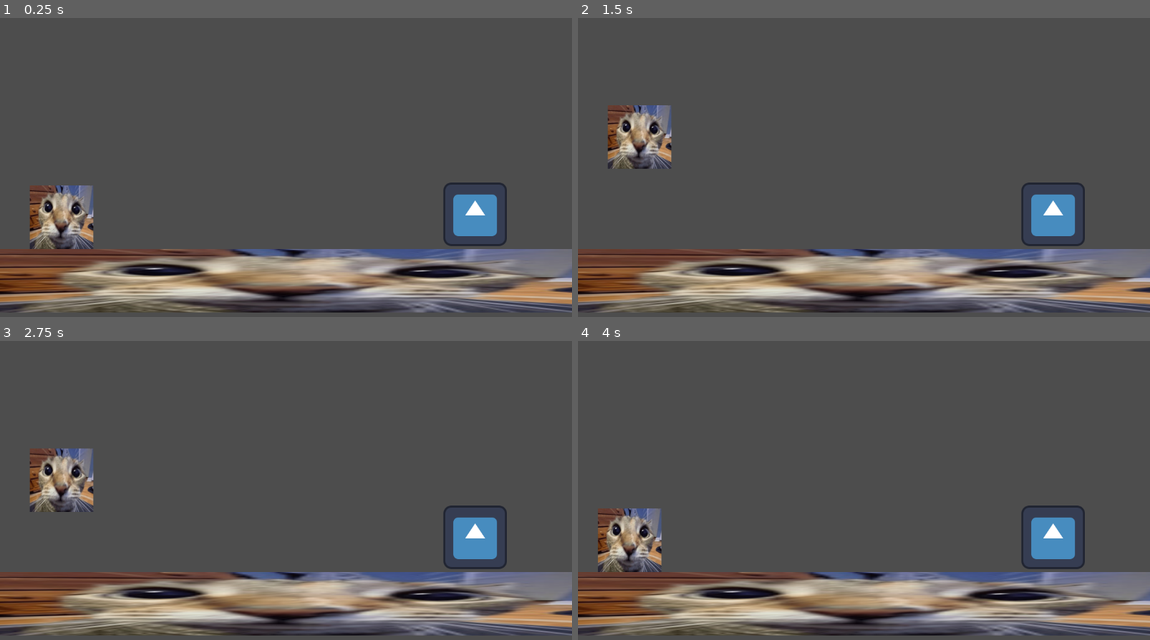
Above: before the commit, frames 1-4 (two rows, left to right).
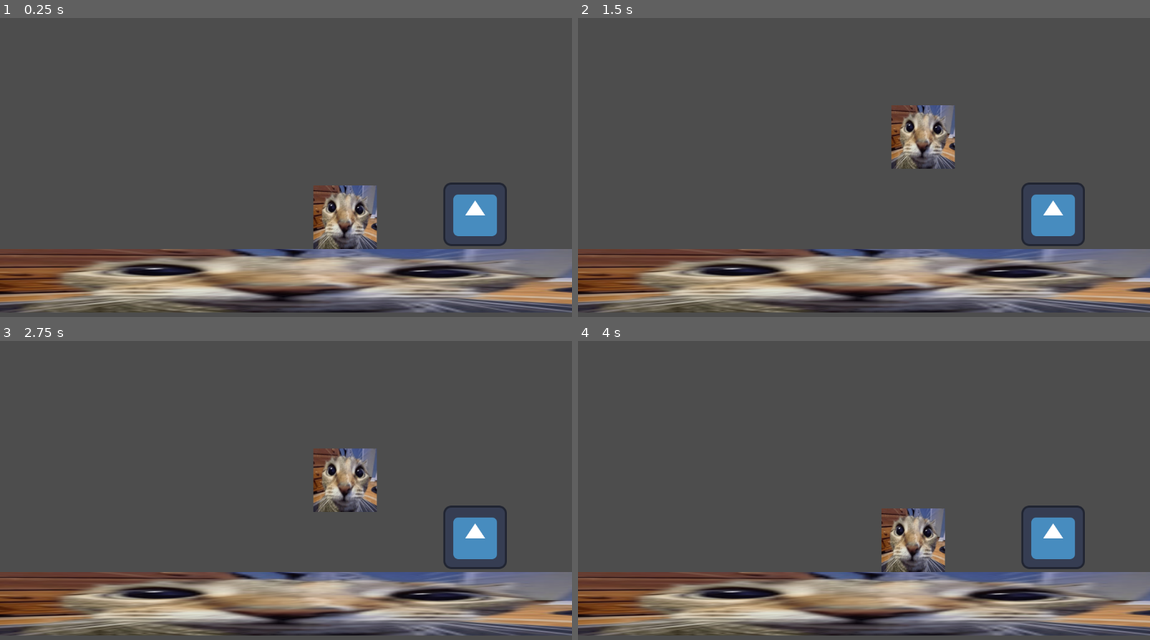
Above: after the commit, the same moments.

Repository: 46768/nsc2025
Game: Godot game, scene res://main.tscn
Two runs of this game, one before a commit and one after it. Both use one fixed random seed, a clock stepped at 60 frames per second and the inputs below. The engine's default icon, where the game draws it, is replaced by a stand-in: a white triangle on a blue panel in a dark square.
Inputs:
- Up to frame 1 (0.25 s): no input
- Up to frame 2 (1.5 s): tap Enter at 0.5 s; tap A (KeyA) at 0.6 s; tap Space (KeySpace) at 1.25 s; tap D (KeyD) at 1.35 s
- Up to frame 3 (2.75 s): tap E (KeyE) at 2.1 s
- Up to frame 4 (4 s): tap Space (KeySpace) at 2.85 s; tap Enter at 3.5 s; tap A (KeyA) at 3.6 s

The runs differ from the first frame. In frame 1, 4.1% of the frame differs, in the area x 5-66%, y 55-78%; in frame 2, 4.1%; in frame 3, 4.1%; in frame 4, 4.2%, in the area x 3-65%, y 55-78%.

Commit message:
feat: basic demo done

Diff:
--- a/main.tscn
+++ b/main.tscn
@@ -21,7 +21,7 @@
 grow_vertical = 1
 
 [node name="Player" parent="." instance=ExtResource("3_h2yge")]
-position = Vector2(124, 432)
+position = Vector2(695, 425)
 
 [node name="Floor" type="StaticBody2D" parent="."]
 position = Vector2(586, 569)
--- a/scripts/IDE/console.gd
+++ b/scripts/IDE/console.gd
@@ -36,6 +36,7 @@
 	vfs = ide_vfs
 	shell = COSH.new(vfs)
 	COSHTestModule.new().install_module(shell)
+	COSHTempSignal.new().install_module(shell)
 	COSHPythonModule.new().install_module(shell) # Python commands
 	COSHFSIOModule.new().install_module(shell) # Virtual filesystem interactions
 
--- a/scripts/NPC/npc.gd
+++ b/scripts/NPC/npc.gd
@@ -29,6 +29,75 @@
 
 func _on_main_initialized() -> void:
 	Globals.main.add_child(interaction_text)
+	await Globals.wait(3)
+
+	var seq: Sequence = npc_problem.sequence
+
+	seq.write_rom("hello1", "Hey Hello there!")
+	seq.write_rom("hello2", "So I'll teach you about the print function!")
+	seq.write_rom("open_edit", "Alright so open the editor using shift + i")
+	seq.write_rom("editor_tuto", "So this is the editor, this is where you edit code")
+	seq.write_rom("tutor1", "Alright so the print functions takes in stuff and output it")
+	seq.write_rom("tutor2", "Basically printing it, so heres an example")
+	seq.write_rom("tutor3", "So running the code here will get you a hello world in the console below")
+	seq.write_rom("tutor4", "See how the Hello World! in the print function is outputed to the console?")
+	seq.write_rom("tutor5", "Basically that's how print works, just prints whatever you gives it")
+	seq.write_rom("tutor6", "Try chaninging the value in the print function, type next in the console when you want to continue on with the lesson, you can run python file by running python and adding a space then the file name after it")
+	seq.write_rom("tutor7", "ok ready for the test? well here we go!, the task should be on the left, you can test your code using the test command")
+	seq.write_rom("end1", "nice!, so i think you got the gist of print function now")
+	seq.write_rom("statement_text", """Write a python script that prints
+
+Boat goes binted!!!
+""")
+
+	seq.write_rom("sample_program", "print(\"Hello World!\")")
+
+	seq.write_rom("next_sig", Globals.ide.shell.signal_reg["next_sig"])
+	seq.write_rom("test_sig", Globals.ide.shell.signal_reg["test_sig"])
+
+	seq.load_source("""
+		dialogue %hello1
+		wait_sig %.latestDialogueClosedSig
+
+		dialogue %hello2
+		wait_sig %.latestDialogueClosedSig
+
+		dialogue %open_edit
+		wait_sig %.latestDialogueClosedSig
+
+		shell_s $s.touch, $s.main.py
+		shell_s $s.code, $s.main.py
+		dialogue %editor_tuto
+		wait_sig %.latestDialogueClosedSig
+
+		dialogue %tutor1
+		wait_sig %.latestDialogueClosedSig
+
+		shell_s $s.write, $s.main.py, %sample_program
+		dialogue %tutor2
+		wait_sig %.latestDialogueClosedSig
+
+		shell $s.python, $s.main.py
+		dialogue %tutor3
+		wait_sig %.latestDialogueClosedSig
+
+		IDE::highlight_buffer $d.0, $d.6, $d.0, $d.20
+		dialogue %tutor4
+		wait_sig %.latestDialogueClosedSig
+
+		IDE::clear_highlight
+		dialogue %tutor5
+		wait_sig %.latestDialogueClosedSig
+
+		dialogue %tutor6
+		wait_sig %next_sig
+
+		dialogue %tutor7
+		wait_sig %.latestDialogueClosedSig
+		IDE::set_statement %statement_text
+		wait_sig %test_sig
+		dialogue %end1
+	""")
 
 
 func _on_screen_resize() -> void:
@@ -41,22 +110,19 @@
 
 
 func _on_interaction_area_body_entered(body: Node2D) -> void:
-	print("%s entered interaction area" % body.name)
 	if "player" in body:
 		if interaction_text != null:
 			interaction_text.show()
 		body.player.interactions["KeyE"] = _on_npc_interacted
-		print("Node got player property in it")
 
 
 func _on_interaction_area_body_exited(body: Node2D) -> void:
-	print("%s exited interaction area" % body.name)
 	if "player" in body:
 		if interaction_text != null:
 			interaction_text.hide()
 		body.player.interactions.erase("KeyE")
-		print("Node got player property in it")
 
 
 func _on_npc_interacted() -> void:
-	print("NPC interacted")
+	if not npc_problem.is_running:
+		npc_problem.start()
--- /dev/null
+++ b/scripts/core/cosh/modules/temp_signal.gd
@@ -0,0 +1,28 @@
+class_name COSHTempSignal
+extends COSHModule
+
+
+signal next_triggered
+signal test_triggered
+
+
+func _init() -> void:
+	module_name = "TempSignal"
+	commands = {
+		"next": send_next_sig,
+		"test": send_test_sig,
+	}
+	signals = {
+		"next_sig": next_triggered,
+		"test_sig": test_triggered,
+	}
+
+
+func send_next_sig(_shell: COSH, _args: PackedStringArray) -> String:
+	next_triggered.emit()
+	return ""
+
+
+func send_test_sig(_shell: COSH, _args: PackedStringArray) -> String:
+	test_triggered.emit()
+	return "Code test result:\n\tExpected: Boat goes binted!!!\n\tReceived: Boat goes binted!!!\nAll test passed. Good Job!"
--- a/scripts/core/problem-module/problem.gd
+++ b/scripts/core/problem-module/problem.gd
@@ -5,6 +5,8 @@
 var name: String
 var vfs: VFS
 var sequence: Sequence = Sequence.new()
+
+var is_running: bool = false
 
 
 static func load_json(json: String) -> ProblemClass:
@@ -27,6 +29,7 @@
 
 
 func start() -> void:
+	is_running = true
 	sequence.next()
 
 
Not shown, added: scripts/core/cosh/modules/temp_signal.gd.uid
